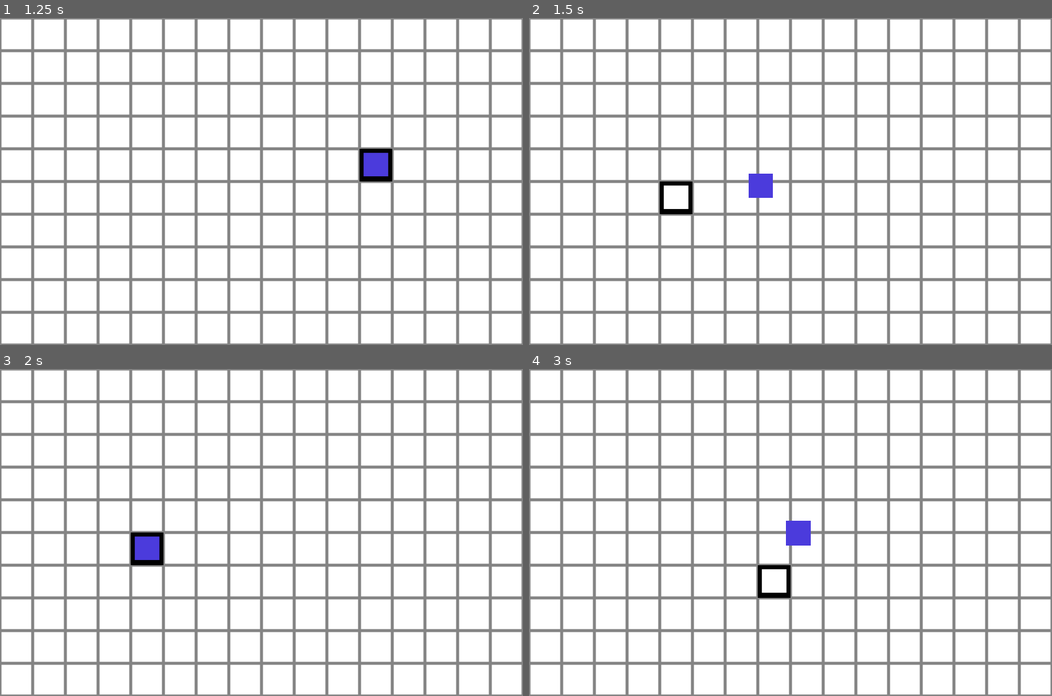
Above: before the commit, frames 1-4 (two rows, left to right).
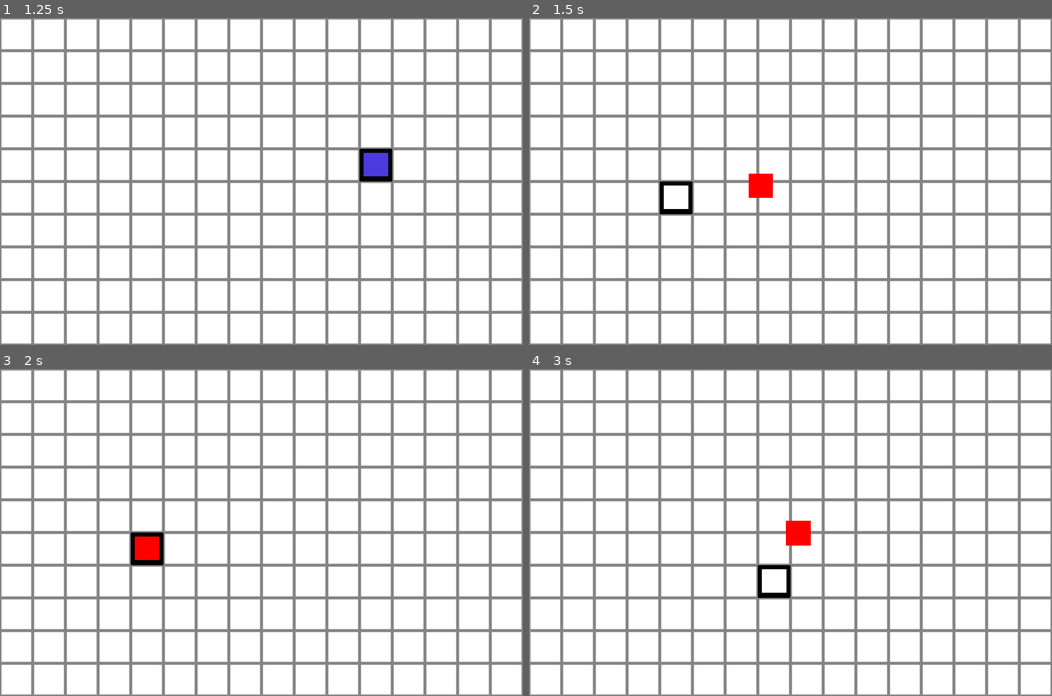
Above: after the commit, the same moments.

Repository: Aurenos/godot-grid-movement-practice
Game: Godot game, scene res://World.tscn
The game is run twice, just before and just after one commit, with the same random seed, the same clock (stepped at 60 frames per second) and the same inputs.
Inputs (mouse positions are in pixels of both pictures, inside the frame that each line leads up to):
- Up to frame 1 (1.25 s): tap Enter at 0.5 s; move the mouse to (376, 165) at 0.52 s; click (376, 165) at 0.6 s
- Up to frame 2 (1.5 s): tap Space at 1.25 s; move the mouse to (685, 197) at 1.27 s; click (685, 197) at 1.35 s
- Up to frame 3 (2 s): no input
- Up to frame 4 (3 s): tap Enter at 2 s; move the mouse to (842, 460) at 2.02 s; click (842, 460) at 2.1 s; tap Space at 2.75 s; move the mouse to (764, 597) at 2.77 s; click (764, 597) at 2.85 s

Frame 1 is identical in both runs. In frame 2, 0.3% of the frame differs, in the area x 42-47%, y 47-55%; in frame 3, 0.3%; in frame 4, 0.4%, in the area x 49-54%, y 46-54%.

Commit message:
Unit color changes after moving x amount of spaces

Diff:
--- a/Unit.gd
+++ b/Unit.gd
@@ -1,7 +1,20 @@
 extends Polygon2D
 
 export var tween_speed: float = 0.2
+export var total_moves: int = 20
+
+func update_color():
+	if total_moves <= 0:
+		self.color = Color(1, 0, 0)
 
 func move_to(pos: Vector2):
+	var v_diff = (self.position - pos)
+
+	var diff = abs(v_diff.x / 64) + abs(v_diff.y / 64)
+
+	self.total_moves -= diff
+
 	$Tween.interpolate_property(self, "position", self.position, pos, 0.2, Tween.TRANS_SINE, Tween.EASE_IN_OUT)
 	$Tween.start()
+
+	self.update_color()
